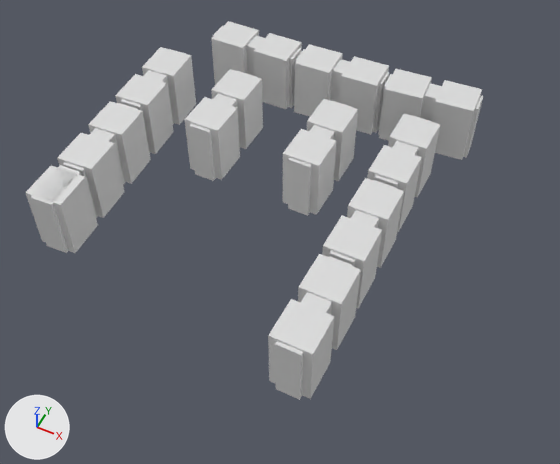
An edit to the FBX model CUA0014-AmberesParqueResidencial/assets/3d/APR_Dummy_INV.fbx, drawn before and after from the same camera.
The view is the same before and after, from a 50 mm camera at (18.6, -132.7, 218.2) aimed at (-68.1, 40.8, 1.4). Lighting does not change. The marker at lower left points along +X, +Y and +Z. The first picture is the older version.

The first picture shows '_8__1_', '_8__1__1', '_8__1__10', '_8__1__2', '_8__1__3', '_8__1__5', '_8__1__6', '_8__1__8', '_8__1__9', '_8__2_', '_8__2__4', '_8__2__7', '_8__2__8' and 19 more.
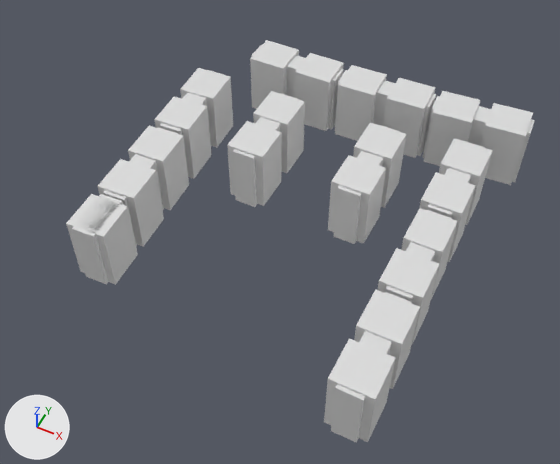
Not drawn themselves, but carrying or shaping drawn objects: ob_t__2, ob_t__11, ob_t__9, ob_t__7, ob_t__1, ob_t__3, ob_t__6, ob_t__5, ob_t__10, ob_t__8, ob_t__4.

Edits to the bpy script that builds the scene:
```text
Change ob_t__9:
    ob_t__9.location: (0.0, 0.0, 0.0) -> (2193.0, 31.87, 570.3)
Change ob_t__8:
    ob_t__8.location: (0.0, 0.0, 0.0) -> (2193.0, 31.87, 570.3)
Change ob_t__10:
    ob_t__10.location: (0.0, 0.0, 0.0) -> (2193.0, 31.87, 570.3)
Change ob_t__6:
    ob_t__6.location: (0.0, 0.0, 0.0) -> (2193.0, 31.87, 570.3)
Change ob_t__3:
    ob_t__3.location: (0.0, 0.0, 0.0) -> (2193.0, 31.87, 570.3)
Change ob_t__7:
    ob_t__7.location: (0.0, 0.0, 0.0) -> (2193.0, 31.87, 570.3)
Change ob_8__2__7:
    ob_8__2__7.scale: (14.7, 25.8, 15.3) -> (13.6, 25.8, 15.3)
Change ob_t__4:
    ob_t__4.location: (0.0, 0.0, 0.0) -> (2193.0, 31.87, 570.3)
Change ob_t__1:
    ob_t__1.location: (0.0, 0.0, 0.0) -> (2193.0, 31.87, 570.3)
Change ob_t__5:
    ob_t__5.location: (0.0, 0.0, 0.0) -> (2193.0, 31.87, 570.3)
Change ob_t__11:
    ob_t__11.location: (0.0, 0.0, 0.0) -> (2193.0, 31.87, 570.3)
Change ob_t__2:
    ob_t__2.location: (0.0, 0.0, 0.0) -> (2193.0, 31.87, 570.3)
```

What differs and where, as boxes [x1, y1, x2, y2] in the pictures (560 x 464 px):
'_8__1__9', moved
    before: [268, 299, 335, 399]
    after: [324, 338, 396, 442]
'_8__2__8', moved
    before: [298, 254, 361, 350]
    after: [354, 290, 420, 389]
'_8__1_', moved
    before: [26, 165, 98, 253]
    after: [66, 194, 138, 285]
'_8__1__1', moved
    before: [57, 133, 124, 218]
    after: [98, 159, 164, 247]
'_8__1__6', moved
    before: [431, 80, 482, 160]
    after: [480, 103, 533, 185]
'_8__1__10', moved
    before: [283, 129, 337, 215]
    after: [328, 155, 386, 243]
'_8__1__3', moved
    before: [184, 97, 240, 180]
    after: [227, 121, 282, 206]
'_8__2__4', moved
    before: [294, 44, 343, 117]
    after: [335, 65, 387, 141]
'_8__2_', moved
    before: [88, 101, 151, 184]
    after: [128, 125, 189, 210]
'_8__1__8', moved
    before: [322, 216, 382, 308]
    after: [377, 248, 439, 344]
'_8__1__4', moved
    before: [254, 33, 302, 109]
    after: [294, 53, 344, 131]
'_8__1__5', moved
    before: [339, 56, 389, 135]
    after: [383, 78, 435, 158]
'_8__2__5', moved
    before: [379, 69, 432, 141]
    after: [424, 91, 480, 166]
'_8__1__2', moved
    before: [115, 74, 174, 154]
    after: [154, 97, 212, 179]
'_8__2__7', moved, rescaled
    before: [347, 178, 404, 268]
    after: [401, 208, 458, 299]
'_8__2__2', moved
    before: [211, 69, 263, 149]
    after: [253, 91, 305, 173]
'_8__2__1', moved
    before: [142, 47, 196, 125]
    after: [180, 68, 233, 147]
'_8__2__9', moved
    before: [307, 99, 358, 181]
    after: [353, 123, 406, 208]
'_8__1__7', moved
    before: [367, 145, 422, 232]
    after: [419, 172, 476, 262]
'_8__2__3', moved
    before: [211, 21, 259, 85]
    after: [250, 40, 299, 109]
'_8_9', moved
    before: [275, 256, 353, 400]
    after: [331, 292, 412, 443]
'_8__2__6', moved
    before: [388, 113, 440, 198]
    after: [439, 138, 493, 225]
'_8_10', moved
    before: [288, 101, 351, 216]
    after: [334, 125, 400, 244]
'_8', moved
    before: [30, 165, 81, 253]
    after: [72, 194, 123, 284]
'_8_3', moved
    before: [190, 71, 256, 181]
    after: [233, 93, 299, 207]
'_8_6', moved
    before: [378, 74, 483, 158]
    after: [423, 96, 535, 182]
'_8_5', moved
    before: [295, 49, 389, 133]
    after: [335, 70, 436, 156]
'_8_4', moved
    before: [213, 25, 301, 108]
    after: [251, 45, 344, 130]
'_8_1', moved
    before: [63, 103, 137, 218]
    after: [103, 127, 178, 246]
'_8_8', moved
    before: [329, 180, 396, 267]
    after: [385, 210, 452, 302]
'_8_7', moved
    before: [374, 115, 432, 188]
    after: [427, 141, 485, 218]
'_8_2', moved
    before: [120, 49, 186, 124]
    after: [160, 70, 224, 135]
